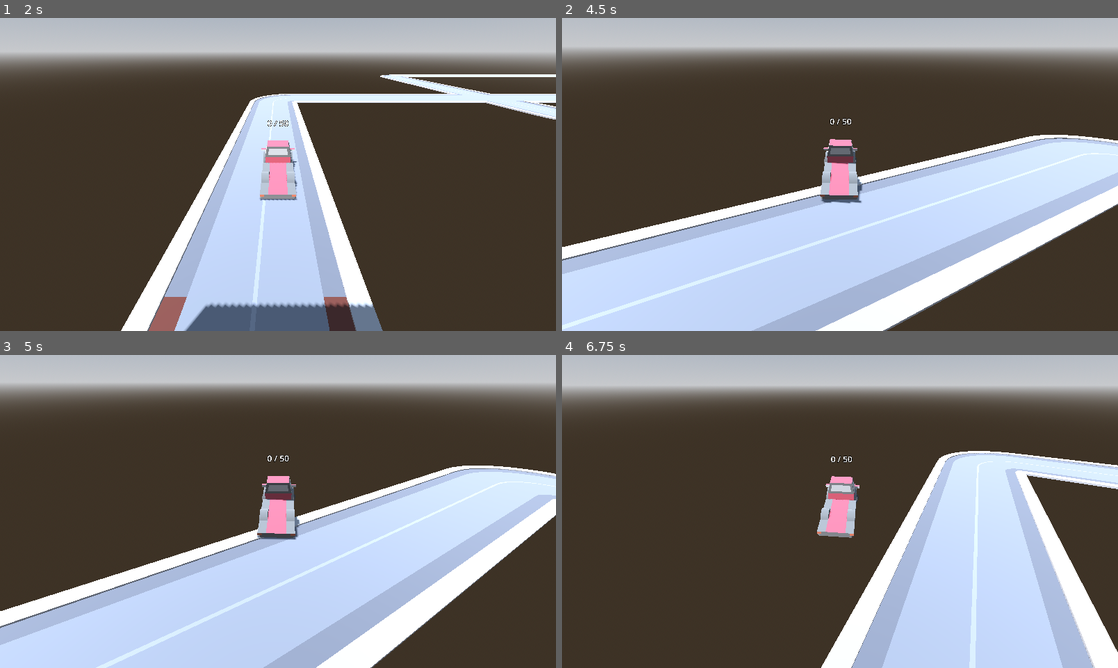
Above: before the commit, frames 1-4 (two rows, left to right).
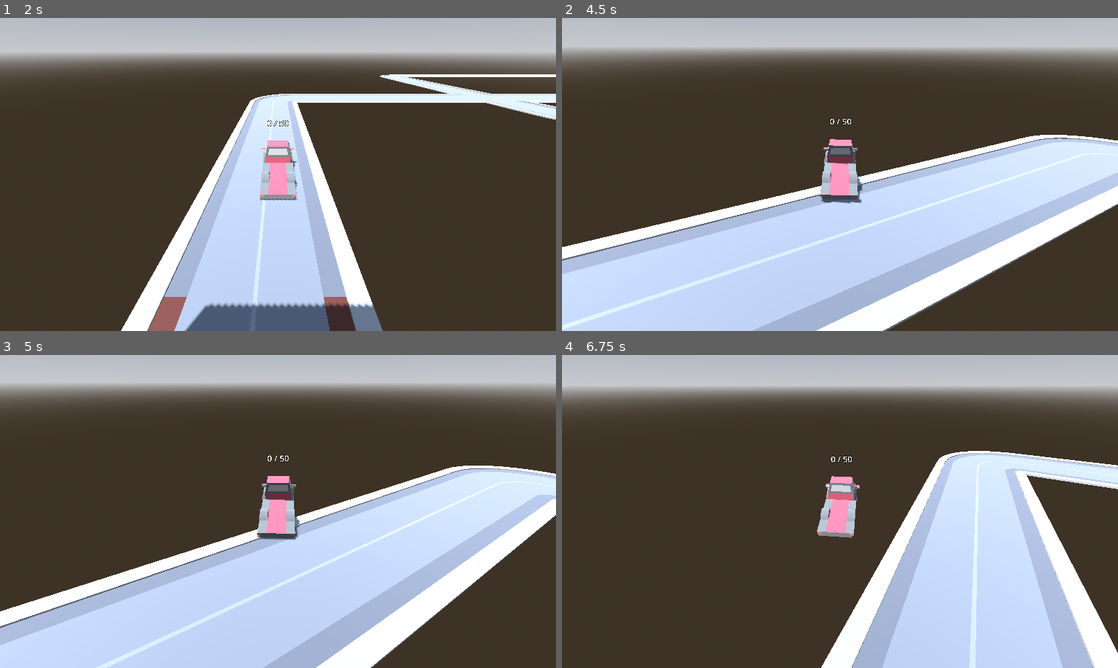
Above: after the commit, the same moments.

Repository: stesim/ld53-delivery
Game: Godot game, scene res://game_world.tscn
The game is run twice, just before and just after one commit, with the same random seed, the same clock (stepped at 60 frames per second) and the same inputs.
Inputs:
- Up to frame 1 (2 s): tap Enter (ui_accept) at 0.5, 0.77, 1.52 s; hold W (accelerate) from 0.53 s (still down)
- Up to frame 2 (4.5 s): release W (accelerate) at 2.03 s; hold A (steer_left) 2.03-3.53 s; tap Enter (ui_accept) at 3.02, 3.77 s; hold Space (brake) 3.53-4.28 s; hold D (steer_right) from 4.28 s (still down)
- Up to frame 3 (5 s): keep holding D (steer_right); tap Enter (ui_accept) at 4.52 s
- Up to frame 4 (6.75 s): release D (steer_right) at 5.03 s; hold W (accelerate) 5.03-5.78 s; hold D (steer_right) from 5.78 s (still down); tap Enter (ui_accept) at 6.02 s

Frame 1 is identical in both runs. In frame 2, less than 0.1% of the frame differs, in the area x 2-100%, y 37-100%; in frame 3, less than 0.1%; in frame 4, less than 0.1%, in the area x 45-100%, y 30-100%.

Commit message:
moved headquarters from game world to test map

Diff:
--- a/game_world.tscn
+++ b/game_world.tscn
@@ -1,9 +1,8 @@
-[gd_scene load_steps=8 format=3 uid="uid://douesax7qkljh"]
+[gd_scene load_steps=7 format=3 uid="uid://douesax7qkljh"]
 
 [ext_resource type="PackedScene" uid="uid://bosvhjnjwtr7t" path="res://vehicles/vehicle.tscn" id="1_lmy6a"]
 [ext_resource type="PackedScene" uid="uid://x51op8g8yspv" path="res://maps/test_map.tscn" id="2_050wm"]
 [ext_resource type="Script" path="res://smoothed_follower.gd" id="3_p7flm"]
-[ext_resource type="PackedScene" uid="uid://bwjagmncfpjaa" path="res://map_elements/headquarters.tscn" id="5_8qlgr"]
 
 [sub_resource type="ProceduralSkyMaterial" id="ProceduralSkyMaterial_kjrqk"]
 sky_horizon_color = Color(0.64625, 0.65575, 0.67075, 1)
@@ -41,6 +40,3 @@
 [node name="sun" type="DirectionalLight3D" parent="."]
 transform = Transform3D(-0.866024, -0.433016, 0.250001, 0, 0.499998, 0.866026, -0.500003, 0.749999, -0.43301, 46.7709, 42, 0)
 shadow_enabled = true
-
-[node name="headquarters" parent="." instance=ExtResource("5_8qlgr")]
-transform = Transform3D(-4.37114e-08, 0, -1, 0, 1, 0, 1, 0, -4.37114e-08, 5, 0, -5)
--- a/maps/test_map.tscn
+++ b/maps/test_map.tscn
@@ -1,5 +1,6 @@
-[gd_scene load_steps=15 format=3 uid="uid://x51op8g8yspv"]
-
+[gd_scene load_steps=16 format=3 uid="uid://x51op8g8yspv"]
+
+[ext_resource type="PackedScene" uid="uid://bwjagmncfpjaa" path="res://map_elements/headquarters.tscn" id="1_08jjh"]
 [ext_resource type="PackedScene" uid="uid://ch5qsdonm1f7x" path="res://map_elements/road_element.tscn" id="1_cs4q5"]
 [ext_resource type="ArrayMesh" uid="uid://eu8da5bvvdtl" path="res://assets/roads/crossing.res" id="1_xdmke"]
 [ext_resource type="ArrayMesh" uid="uid://bcjvlr65ymct4" path="res://assets/roads/straight.res" id="2_cmy2o"]
@@ -12,8 +13,6 @@
 [ext_resource type="Script" path="res://customer_spawner.gd" id="10_i3q55"]
 [ext_resource type="PackedScene" uid="uid://bqlvra1wwcr67" path="res://characters/customer.tscn" id="11_7le7x"]
 
-[sub_resource type="WorldBoundaryShape3D" id="WorldBoundaryShape3D_fsdgu"]
-
 [sub_resource type="Resource" id="Resource_4mcxt"]
 script = ExtResource("9_j7fbw")
 quantity = 0
@@ -24,12 +23,12 @@
 quantity = 0
 max_quantity = 25
 
+[sub_resource type="WorldBoundaryShape3D" id="WorldBoundaryShape3D_fsdgu"]
+
 [node name="test_map" type="Node3D"]
 
-[node name="boundary" type="StaticBody3D" parent="."]
-
-[node name="boundary_shape" type="CollisionShape3D" parent="boundary"]
-shape = SubResource("WorldBoundaryShape3D_fsdgu")
+[node name="headquarters" parent="." instance=ExtResource("1_08jjh")]
+transform = Transform3D(-4.37114e-08, 0, -1, 0, 1, 0, 1, 0, -4.37114e-08, 5, 0, -5)
 
 [node name="enemy_lane01" type="Node3D" parent="."]
 transform = Transform3D(1, 0, 0, 0, 1, 0, 0, 0, 1, -128, 0, 0)
@@ -381,3 +380,8 @@
 transform = Transform3D(1, 0, 0, 0, 1, 0, 0, 0, 1, -126, 0, 50)
 script = ExtResource("10_i3q55")
 customer_scene = ExtResource("11_7le7x")
+
+[node name="boundary" type="StaticBody3D" parent="."]
+
+[node name="boundary_shape" type="CollisionShape3D" parent="boundary"]
+shape = SubResource("WorldBoundaryShape3D_fsdgu")
